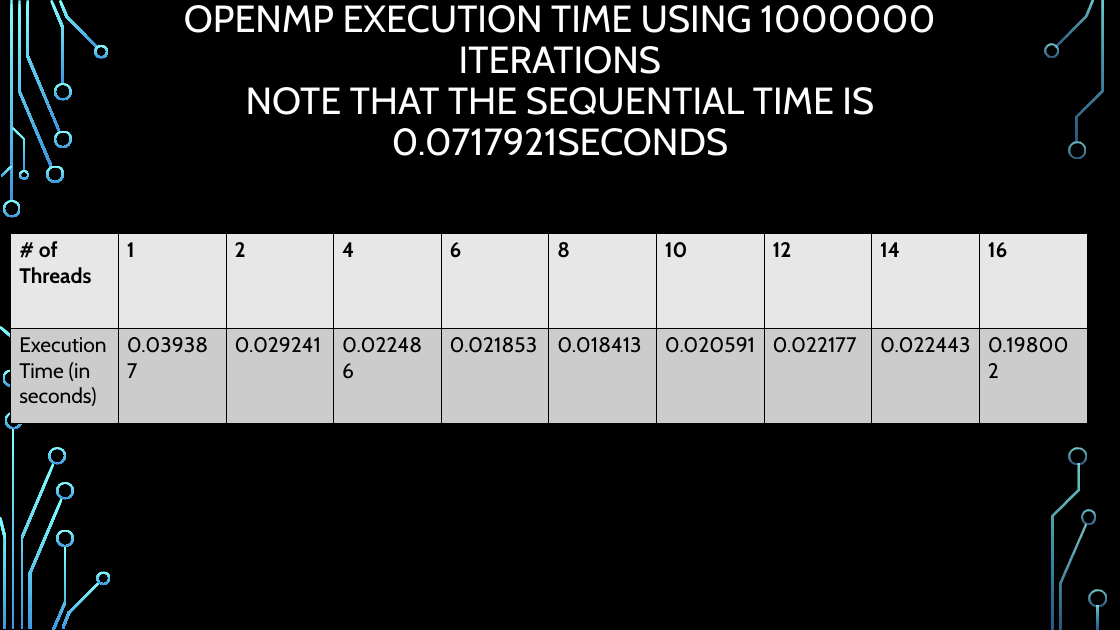
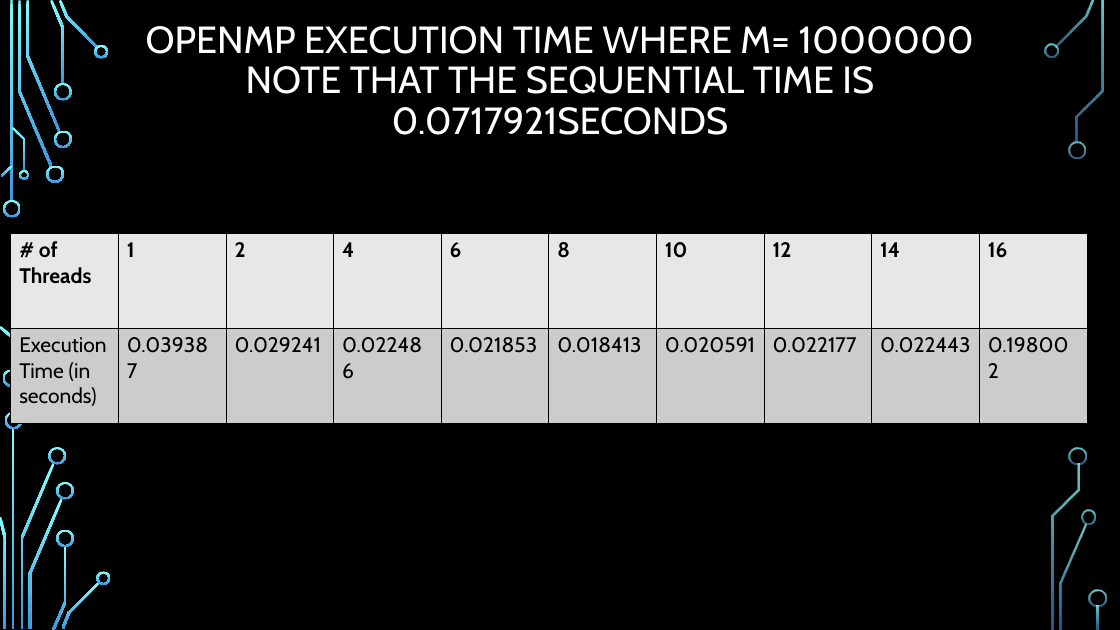
Before and after one commit to Daherkarim/ParallelProg, a slide deck: slide 2 of Presentation1.pptx. Drawn at 1120x630 pixels with LibreOffice and Linux fonts; fonts in the diff are those of the drawing; background and template pictures are left out. Boxes give left, top, right and bottom in pixels: in the first picture for what was removed or moved away, otherwise in the second. Text is boxed around its words. In the diff, an @@ line names an element or a change of style, - is before the commit and + after.

```diff
--- a/Presentation1.pptx
+++ b/Presentation1.pptx
@@ title at (146, 26, 974, 135): text changed @@
-OPENMP EXECUTION TIME USING 1000000 ITERATIONS
-NOTE THAT THE SEQUENTIAL TIME IS 0.0717921SECONDS
+OPENMP EXECUTION TIME WHERE M= 1000000
+NOTE THAT THE SEQUENTIAL TIME IS 0.0717921SECONDS
```
Also in this commit, not shown: 1 other slide changed, 1 slide added.
